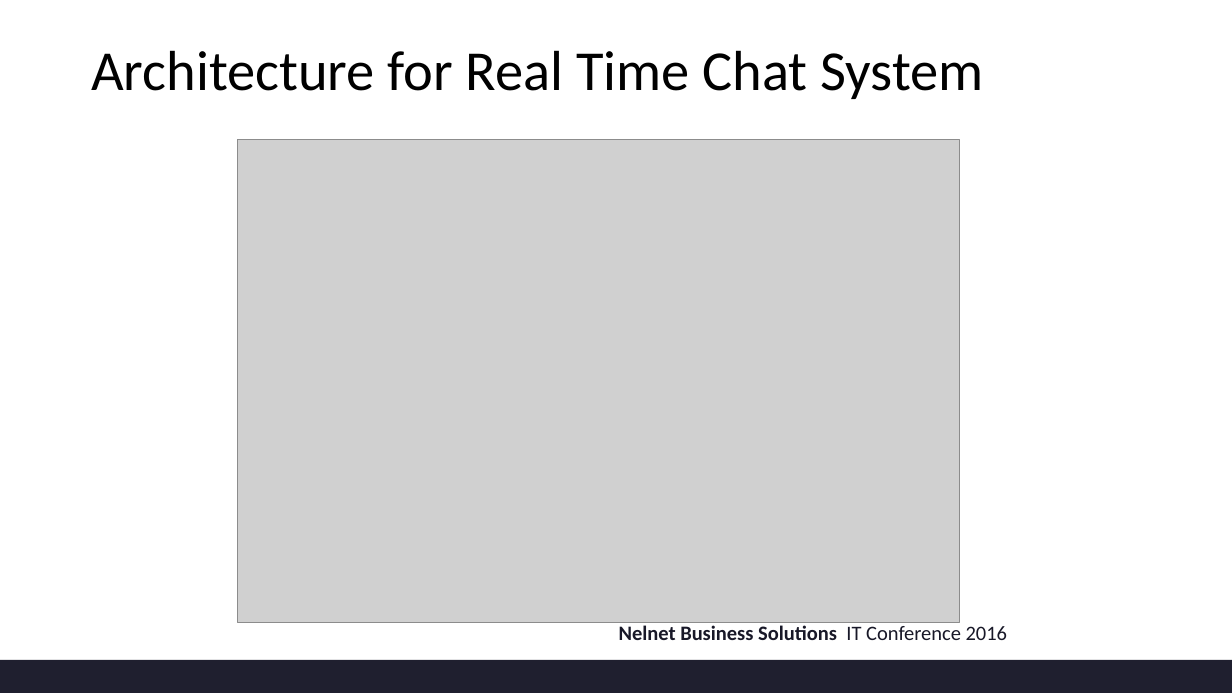
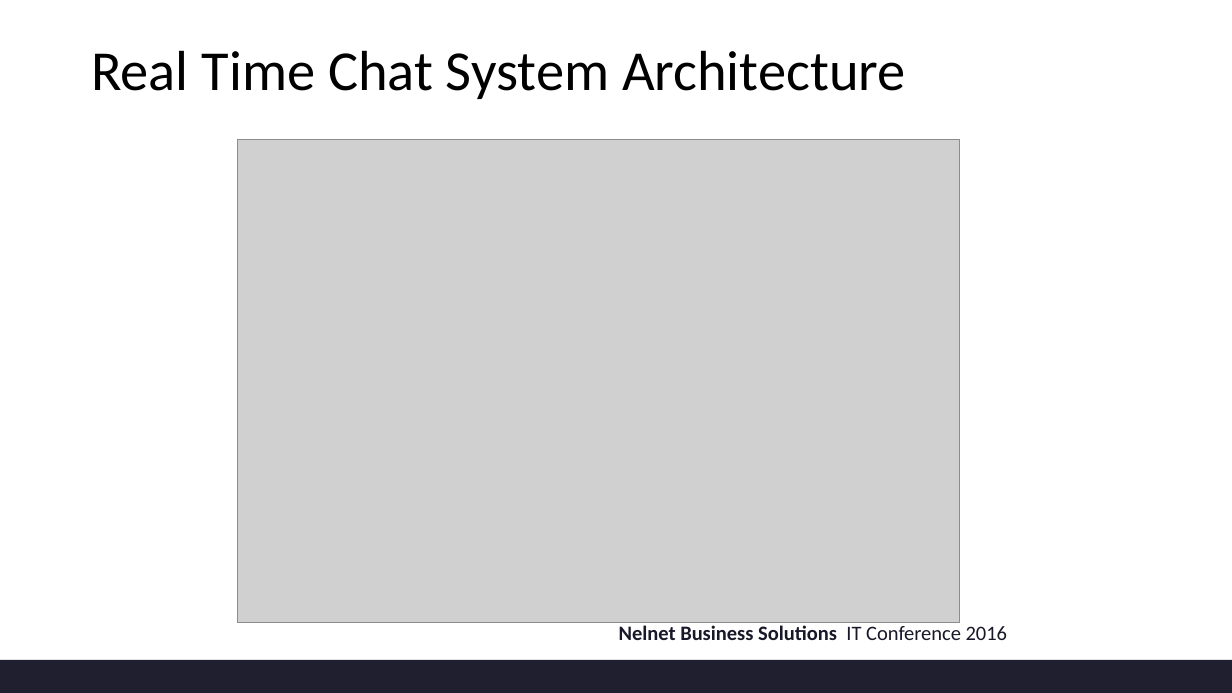
Before and after one commit to rwebrown/ITConference, a slide deck: slide 19 of NBS_IT_FINAL.pptx. Drawn at 1232x693 pixels with LibreOffice and Linux fonts; fonts in the diff are those of the drawing; grey boxes stand for pictures; background and template pictures are left out. Boxes give left, top, right and bottom in pixels: in the first picture for what was removed or moved away, otherwise in the second. Text is boxed around its words. In the diff, an @@ line names an element or a change of style, - is before the commit and + after.

Commit message:
Updates

```diff
--- a/NBS_IT_FINAL.pptx
+++ b/NBS_IT_FINAL.pptx
@@ title at bbox=[91, 50, 906, 99]: text changed @@
-Architecture for Real Time Chat System
+Real Time Chat System Architecture
```
Also in this commit, not shown: 1 slide removed.
